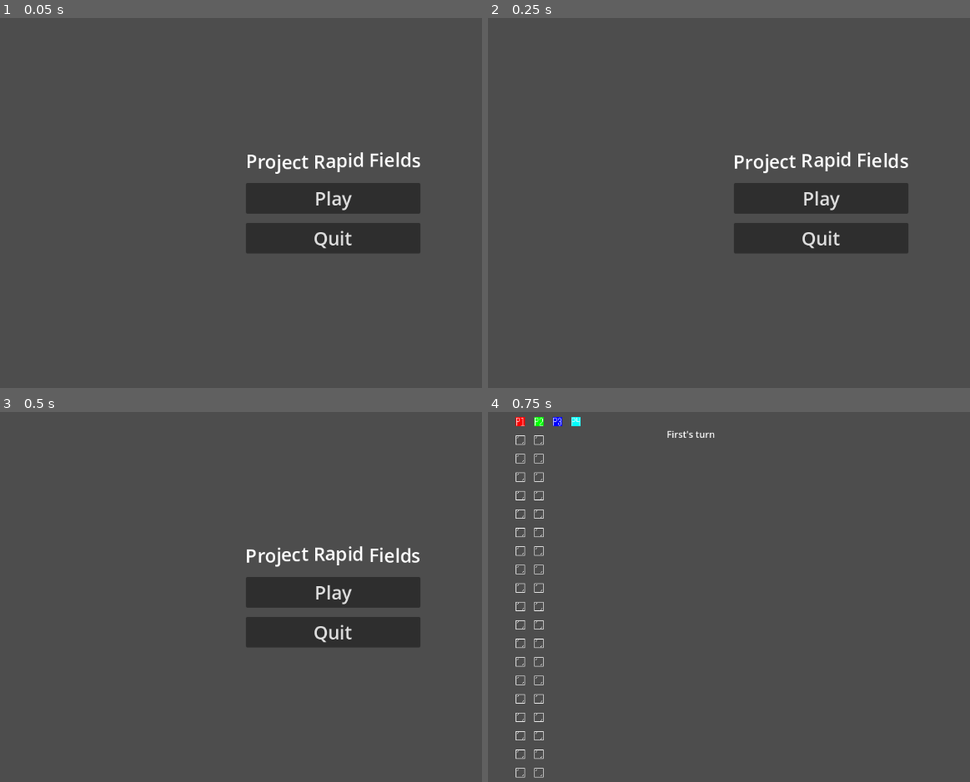
Above: before the commit, frames 1-4 (two rows, left to right).
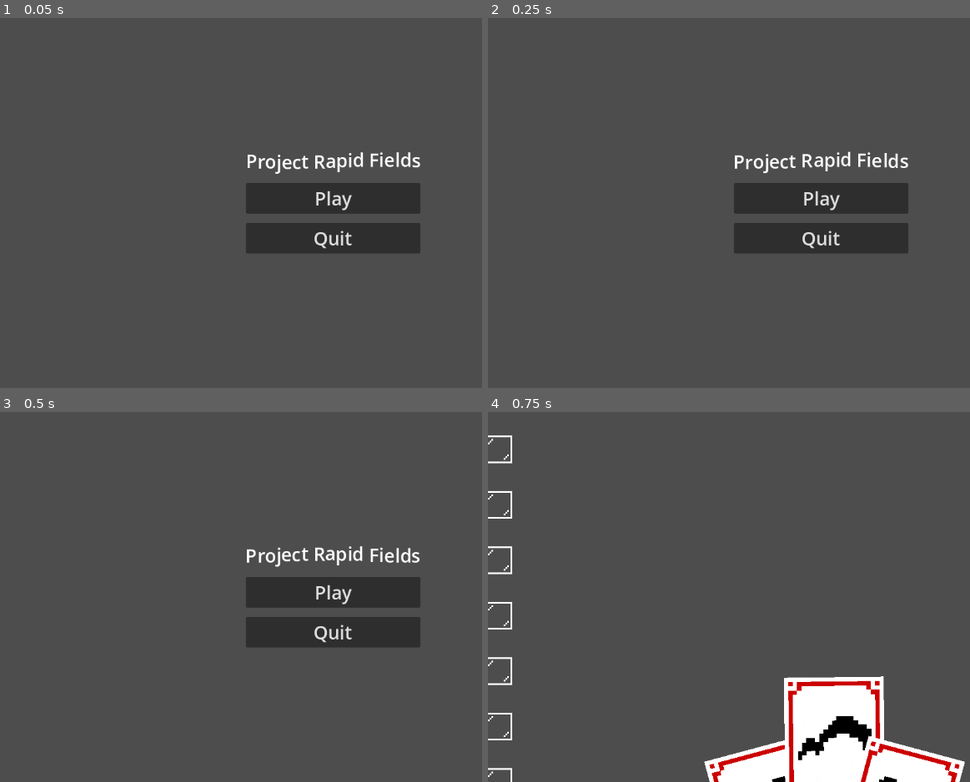
Above: after the commit, the same moments.

Repository: TheRoadstr/rapid-fields
Game: Godot game, scene res://scenes/main_menu.tscn
Two runs of this game, one before a commit and one after it. Both use one fixed random seed, a clock stepped at 60 frames per second and the inputs below.
Inputs:
- Up to frame 1 (0.05 s): no input
- Up to frame 2 (0.25 s): no input
- Up to frame 3 (0.5 s): no input
- Up to frame 4 (0.75 s): click "Play" at 0.5 s

Frames 1-3 are identical in both runs. In frame 4, 10% of the frame differs, in the area x 0-99%, y 1-100%.
Error before the commit: Invalid call. Nonexistent function '_card_can_be_added' in base 'Nil'. (res://addons/card-framework/card_factory.gd:113)

Commit message:
update: displaying cards

Diff:
--- a/scenes/main.tscn
+++ b/scenes/main.tscn
@@ -23,43 +23,18 @@
 [sub_resource type="TileSet" id="TileSet_30uft"]
 sources/0 = SubResource("TileSetAtlasSource_sum1u")
 
+[sub_resource type="Curve" id="Curve_tbgi4"]
+_limits = [-15.0, 15.0, 0.0, 1.0]
+_data = [Vector2(0.0454545, -15), 0.0, 31.4286, 0, 1, Vector2(1, 15), 31.4286, 0.0, 1, 0]
+point_count = 2
+
+[sub_resource type="Curve" id="Curve_tefeu"]
+_limits = [0.0, 50.0, 0.0, 1.0]
+_data = [Vector2(0, 0), 0.0, 0.0, 0, 0, Vector2(0.5, 40), 0.0, 0.0, 0, 0, Vector2(1, 0), 0.0, 0.0, 0, 0]
+point_count = 3
+
 [node name="Main" type="Node2D"]
 script = ExtResource("1_gtk27")
-
-[node name="CardManager" parent="." instance=ExtResource("2_jyhfs")]
-
-[node name="Hand1" type="Control" parent="CardManager"]
-anchors_preset = 0
-offset_right = 40.0
-offset_bottom = 40.0
-script = ExtResource("3_tbgi4")
-metadata/_custom_type_script = "uid://drxn3v800anj1"
-
-[node name="Hand2" type="Control" parent="CardManager"]
-anchors_preset = 0
-offset_left = 1058.0
-offset_right = 1098.0
-offset_bottom = 40.0
-script = ExtResource("3_tbgi4")
-metadata/_custom_type_script = "uid://drxn3v800anj1"
-
-[node name="Hand3" type="Control" parent="CardManager"]
-anchors_preset = 0
-offset_left = 948.0
-offset_top = 299.0
-offset_right = 988.0
-offset_bottom = 339.0
-script = ExtResource("3_tbgi4")
-metadata/_custom_type_script = "uid://drxn3v800anj1"
-
-[node name="Hand4" type="Control" parent="CardManager"]
-anchors_preset = 0
-offset_left = 411.0
-offset_top = 390.0
-offset_right = 451.0
-offset_bottom = 430.0
-script = ExtResource("3_tbgi4")
-metadata/_custom_type_script = "uid://drxn3v800anj1"
 
 [node name="GlassLayer" type="TileMapLayer" parent="."]
 z_index = 1
@@ -74,3 +49,60 @@
 offset_right = 349.0
 offset_bottom = 57.0
 text = "hello world"
+
+[node name="Camera2D" type="Camera2D" parent="."]
+position = Vector2(274, 428)
+zoom = Vector2(3, 3)
+
+[node name="AspectRatioContainer" type="AspectRatioContainer" parent="Camera2D"]
+offset_left = -20.0
+offset_top = 75.0
+offset_right = -20.0
+offset_bottom = 75.0
+scale = Vector2(2.5, 2.5)
+
+[node name="CardManager" parent="Camera2D/AspectRatioContainer" instance=ExtResource("2_jyhfs")]
+layout_mode = 2
+
+[node name="Hand1" type="Control" parent="Camera2D/AspectRatioContainer/CardManager"]
+anchors_preset = 0
+offset_top = 5.0
+offset_bottom = 5.0
+script = ExtResource("3_tbgi4")
+max_hand_spread = 150
+hand_rotation_curve = SubResource("Curve_tbgi4")
+hand_vertical_curve = SubResource("Curve_tefeu")
+enable_drop_zone = false
+metadata/_custom_type_script = "uid://drxn3v800anj1"
+
+[node name="Hand2" type="Control" parent="Camera2D/AspectRatioContainer/CardManager"]
+anchors_preset = 0
+offset_top = 5.0
+offset_bottom = 5.0
+script = ExtResource("3_tbgi4")
+max_hand_spread = 150
+hand_rotation_curve = SubResource("Curve_tbgi4")
+hand_vertical_curve = SubResource("Curve_tefeu")
+enable_drop_zone = false
+metadata/_custom_type_script = "uid://drxn3v800anj1"
+
+[node name="Hand3" type="Control" parent="Camera2D/AspectRatioContainer/CardManager"]
+anchors_preset = 0
+offset_top = 5.0
+offset_bottom = 5.0
+script = ExtResource("3_tbgi4")
+max_hand_spread = 150
+hand_rotation_curve = SubResource("Curve_tbgi4")
+hand_vertical_curve = SubResource("Curve_tefeu")
+enable_drop_zone = false
+metadata/_custom_type_script = "uid://drxn3v800anj1"
+
+[node name="Hand4" type="Control" parent="Camera2D/AspectRatioContainer/CardManager"]
+anchors_preset = 0
+offset_top = 5.0
+offset_bottom = 5.0
+script = ExtResource("3_tbgi4")
+max_hand_spread = 150
+hand_rotation_curve = SubResource("Curve_tbgi4")
+hand_vertical_curve = SubResource("Curve_tefeu")
+metadata/_custom_type_script = "uid://drxn3v800anj1"
--- a/scripts/main.gd
+++ b/scripts/main.gd
@@ -4,14 +4,10 @@
 @onready var player_layer: TileMapLayer = $PlayerLayer
 @onready var label: Label = $Label
 
-@onready var card_manager: CardManager = $CardManager
-@onready var hand_1: Hand = $CardManager/Hand1
-@onready var hand_2: Hand = $CardManager/Hand2
-@onready var hand_3: Hand = $CardManager/Hand3
-@onready var hand_4: Hand = $CardManager/Hand4
-@onready var card_factory: CardFactory = $CardManager/CardFactory
+@onready var card_manager: CardManager = $Camera2D/AspectRatioContainer/CardManager
+@onready var card_factory: CardFactory = $Camera2D/AspectRatioContainer/CardManager/CardFactory
 
-var hands = [hand_1, hand_2, hand_3, hand_4]
+@onready var hands = [$Camera2D/AspectRatioContainer/CardManager/Hand1, $Camera2D/AspectRatioContainer/CardManager/Hand2, $Camera2D/AspectRatioContainer/CardManager/Hand3, $Camera2D/AspectRatioContainer/CardManager/Hand4]
 
 var rng = RandomNumberGenerator.new()
 
@@ -27,7 +23,7 @@
 var ribbit_alive = true
 var bunny_alive = [mad_alive, homeless_alive, crazy_alive, ribbit_alive]
 
-var cards = {"skip" : 350, "sontrol" : 300, "swap" : 200, "steal" : 150}
+var cards = {"skip" : 350, "control" : 300, "swap" : 200, "steal" : 150}
 
 var game_over = false
 var difficulty = 2
@@ -93,6 +89,7 @@
 	for i in hands.size():
 		for n in 3:
 			card_factory.create_card(card_rarity(), hands[i])
+		hands[i].visible = false
 
 	gameloop()
 
@@ -105,10 +102,19 @@
 				index = 0
 			if bunny_alive[index]:
 				match index:
-					0: label.text = "First's turn"
-					1: label.text = "Second's turn"
-					2: label.text = "Third's turn"
-					3: label.text = "Fourth's turn"
+					0:
+						label.text = "First's turn"
+						hands[0].visible = true
+					1:
+						label.text = "Second's turn"
+						hands[1].visible = true
+					2:
+						label.text = "Third's turn"
+						hands[2].visible = true
+					3:
+						label.text = "Fourth's turn"
+						hands[3].visible = true
+
 				await wait_for_click()
 				clicking = false
 				if click in glass and click[1] == bunny_coords[index][1] + 2:
@@ -123,6 +129,8 @@
 					index += 1
 			else:
 				index += 1
+
+			hands[index].visible = false
 
 		if !mad_alive and !homeless_alive and !crazy_alive and !ribbit_alive:
 			game_over = true
Not shown: 1 places in scenes/main.tscn that only renumber resources
